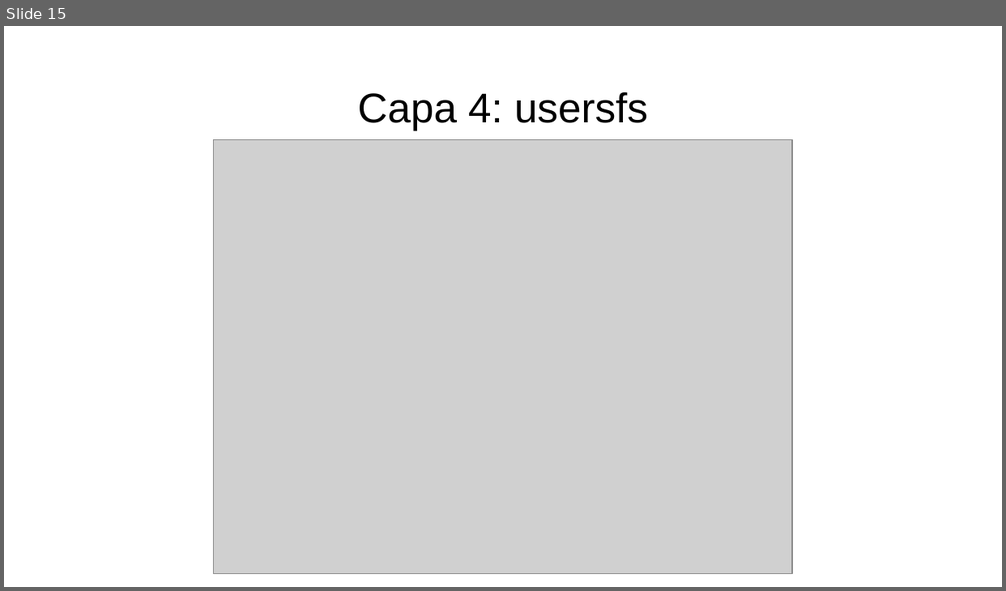
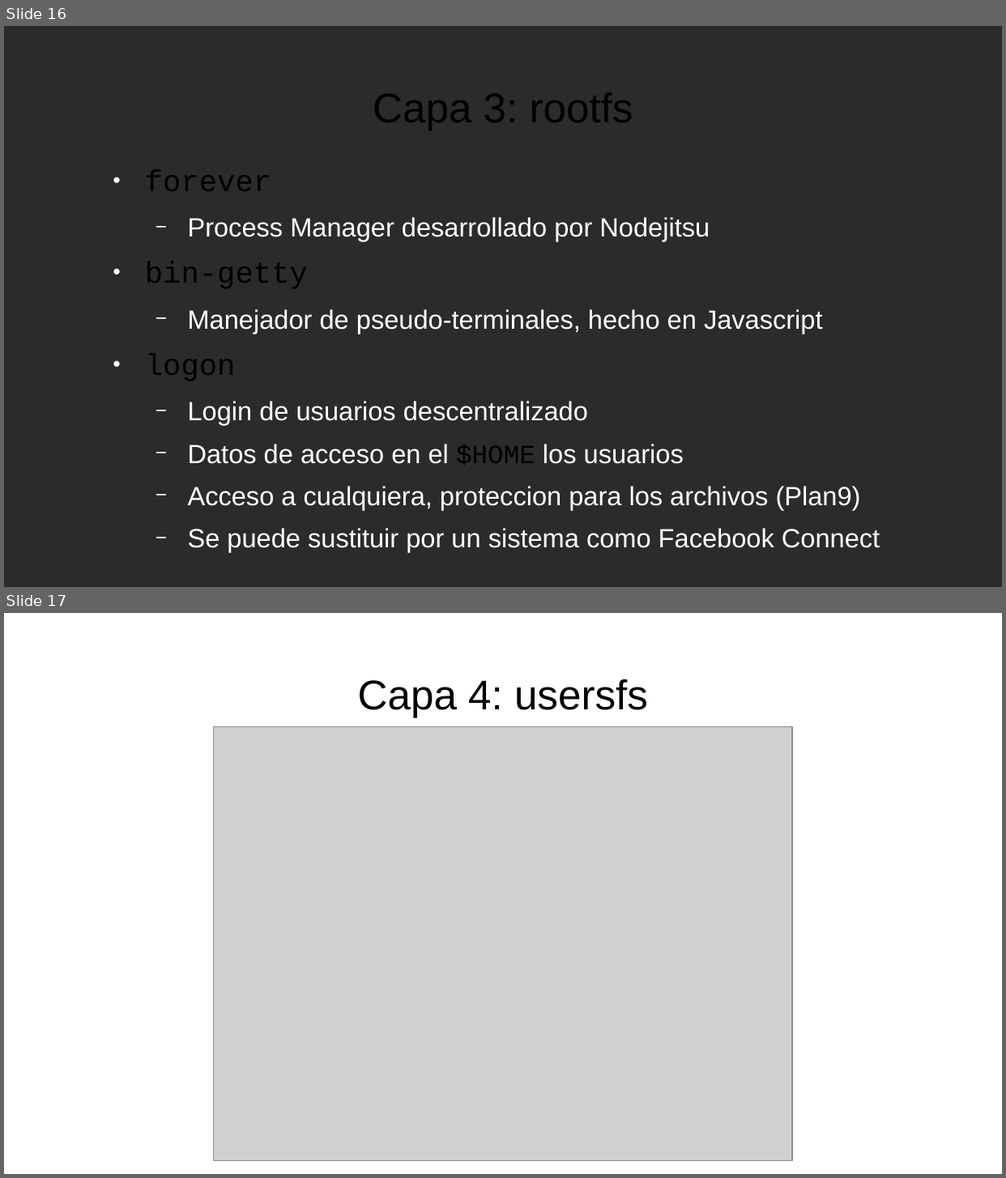
Before and after one commit to NodeOS/NodeOS, a slide deck: doc/NodeOS.odp. Shown one above the other, each under a label of ours: slide 15 before the commit, slides 16 and 17 after it. The pictures are 1006x591 and 1006x1178 pixels, drawn with LibreOffice and Linux fonts; fonts in the diff are those of the drawing; grey boxes stand for pictures; background and template pictures are left out; a plain dark background stands for a picture behind light text. Boxes give left, top, right and bottom in pixels: in the first picture for what was removed or moved away, otherwise in the second. Text is boxed around its words. In the diff, an @@ line names an element or a change of style, - is before the commit and + after.

```diff
--- a/doc/NodeOS.odp
+++ b/doc/NodeOS.odp
@@ slide 16 added at (4,26,1002,587), background picture (left out) @@
@@ title added at (373,92,633,130), 33 pt, text #000000 @@
+Capa 3: rootfs
@@ text added at (145,169,880,552), 21 pt, text #FFFFFF @@
+● forever
+  − Process Manager desarrollado por Nodejitsu
+● bin-getty
+  − Manejador de pseudo-terminales, hecho en Javascript
+● logon
+  − Login de usuarios descentralizado
+  − Datos de acceso en el $HOME los usuarios
+  − Acceso a cualquiera, proteccion para los archivos (Plan9)
+  − Se puede sustituir por un sistema como Facebook Connect
@@ what was slide 15 is now slide 17 @@
```
Also in this commit, not shown: 1 slide changed, 1 other slide added.
